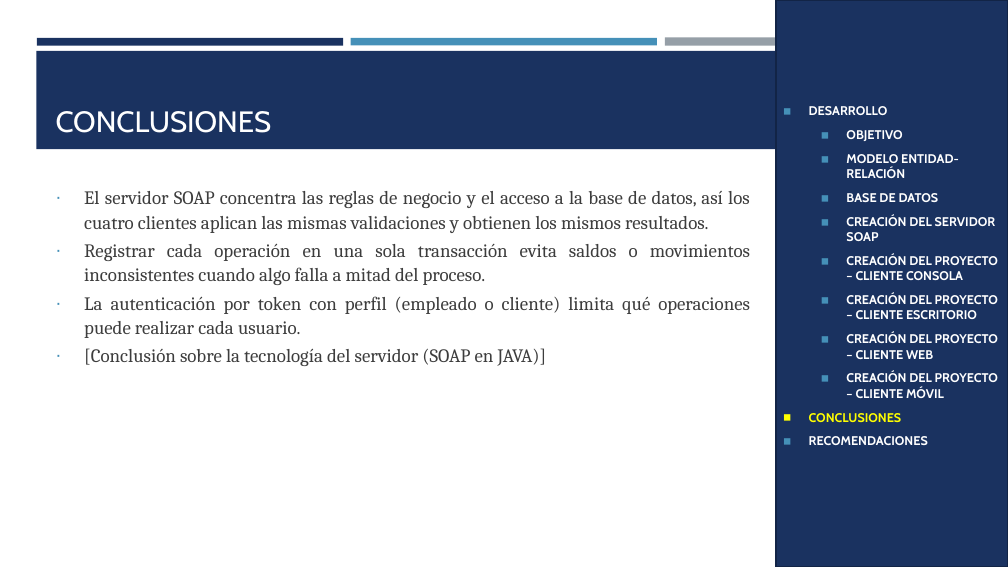
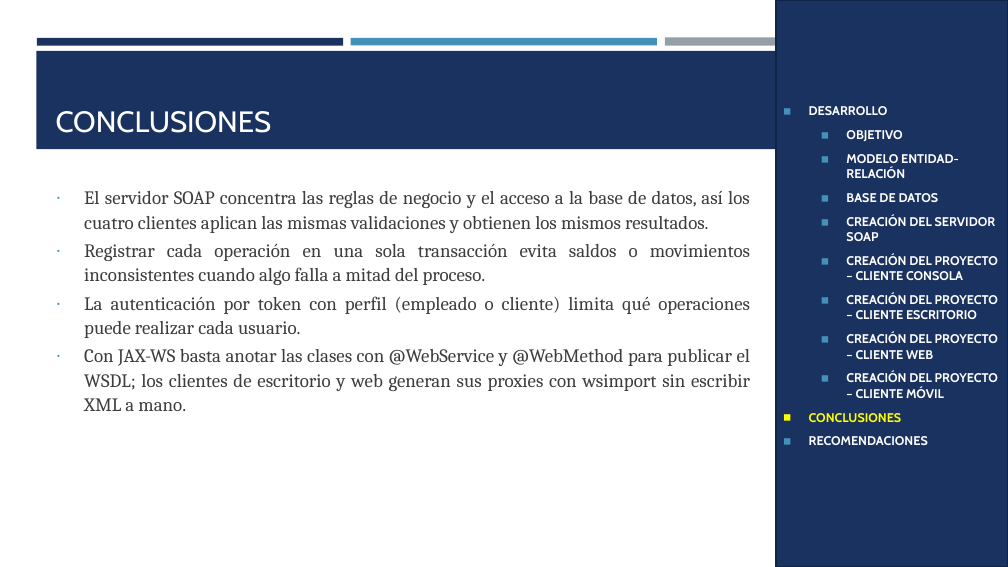
Before and after one commit to IMarcusDev/TI.1.1.-PAO202651_SOAP_JAVA_CONBDD_NRC36883_GR04, a slide deck: slide 33 of 05. DOCUMENTACION/PRESENTACION TI.1.1. SOAP con BDD en JAVA GR4.pptx (slide 29 before the commit). Drawn at 1008x567 pixels with LibreOffice and Linux fonts; fonts in the diff are those of the drawing. Boxes give left, top, right and bottom in pixels: in the first picture for what was removed or moved away, otherwise in the second. Text is boxed around its words. In the diff, an @@ line names an element or a change of style, - is before the commit and + after.

```diff
--- a/05. DOCUMENTACION/PRESENTACION TI.1.1. SOAP con BDD en JAVA GR4.pptx
+++ b/05. DOCUMENTACION/PRESENTACION TI.1.1. SOAP con BDD en JAVA GR4.pptx
@@ text at box(84, 349, 750, 411): text changed @@
-∙ [Conclusión sobre la tecnología del servidor (SOAP en JAVA)]
+∙ Con JAX-WS basta anotar las clases con @WebService y @WebMethod para publicar el WSDL; los clientes de escritorio y web generan sus proxies con wsimport sin escribir XML a mano.
```
Also in this commit, not shown: 19 other slides changed, 4 slides added.
